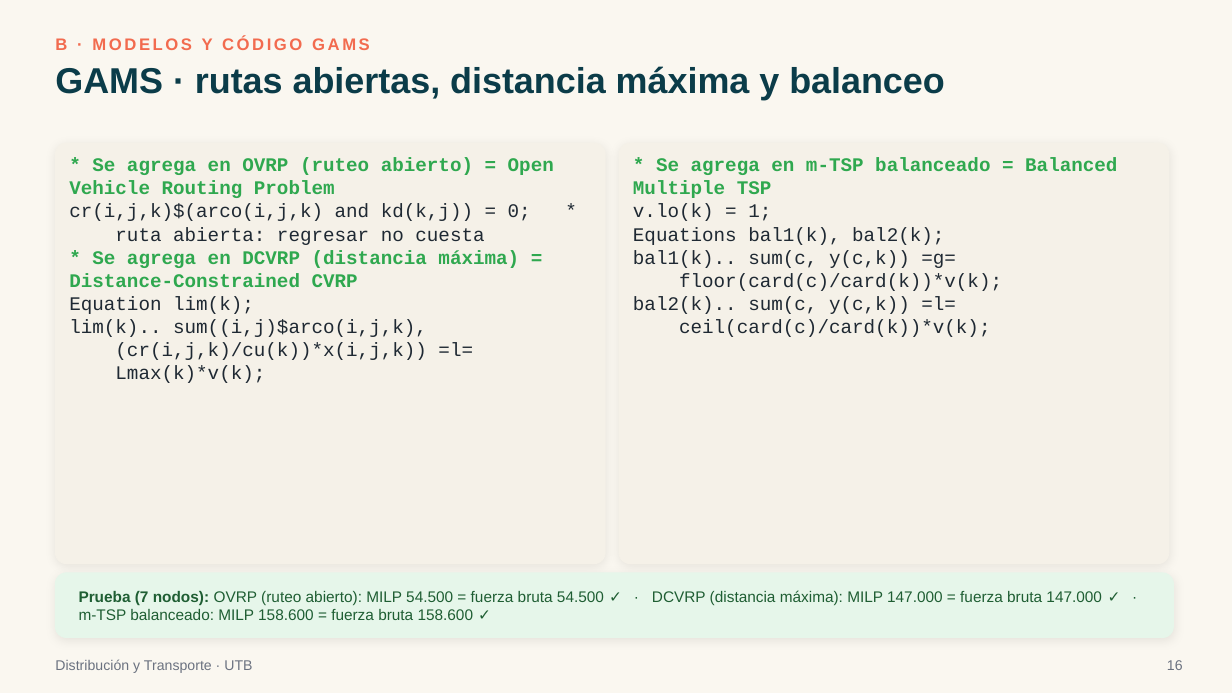
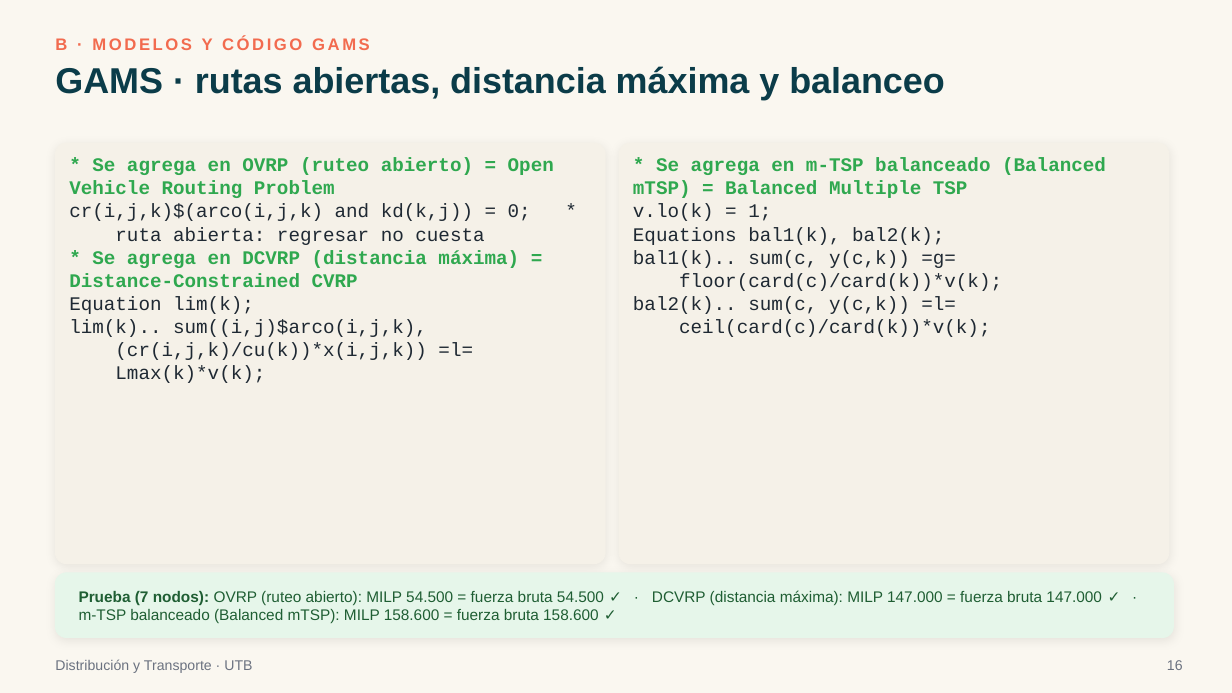
Before and after one commit to sebastianslg/grafosapp, a slide deck: slide 16 of Exposicion_Ruteo_de_Vehiculos.pptx. Drawn at 1232x693 pixels with LibreOffice and Linux fonts; fonts in the diff are those of the drawing. Boxes give left, top, right and bottom in pixels: in the first picture for what was removed or moved away, otherwise in the second. Text is boxed around its words. In the diff, an @@ line names an element or a change of style, - is before the commit and + after.

```diff
--- a/Exposicion_Ruteo_de_Vehiculos.pptx
+++ b/Exposicion_Ruteo_de_Vehiculos.pptx
@@ text at [633,158,1106,198]: text changed @@
-* Se agrega en m-TSP balanceado = Balanced Multiple TSP
+* Se agrega en m-TSP balanceado (Balanced mTSP) = Balanced Multiple TSP
@@ text at [79,590,1102,623]: text changed @@
-Prueba (7 nodos): OVRP (ruteo abierto): MILP 54.500 = fuerza bruta 54.500 ✓ · DCVRP (distancia máxima): MILP 147.000 = fuerza bruta 147.000 ✓ · m-TSP balanceado: MILP 158.600 = fuerza bruta 158.600 ✓
+Prueba (7 nodos): OVRP (ruteo abierto): MILP 54.500 = fuerza bruta 54.500 ✓ · DCVRP (distancia máxima): MILP 147.000 = fuerza bruta 147.000 ✓ · m-TSP balanceado (Balanced mTSP): MILP 158.600 = fuerza bruta 158.600 ✓
```
Also in this commit, not shown: 7 other slides changed, 3 other files.
